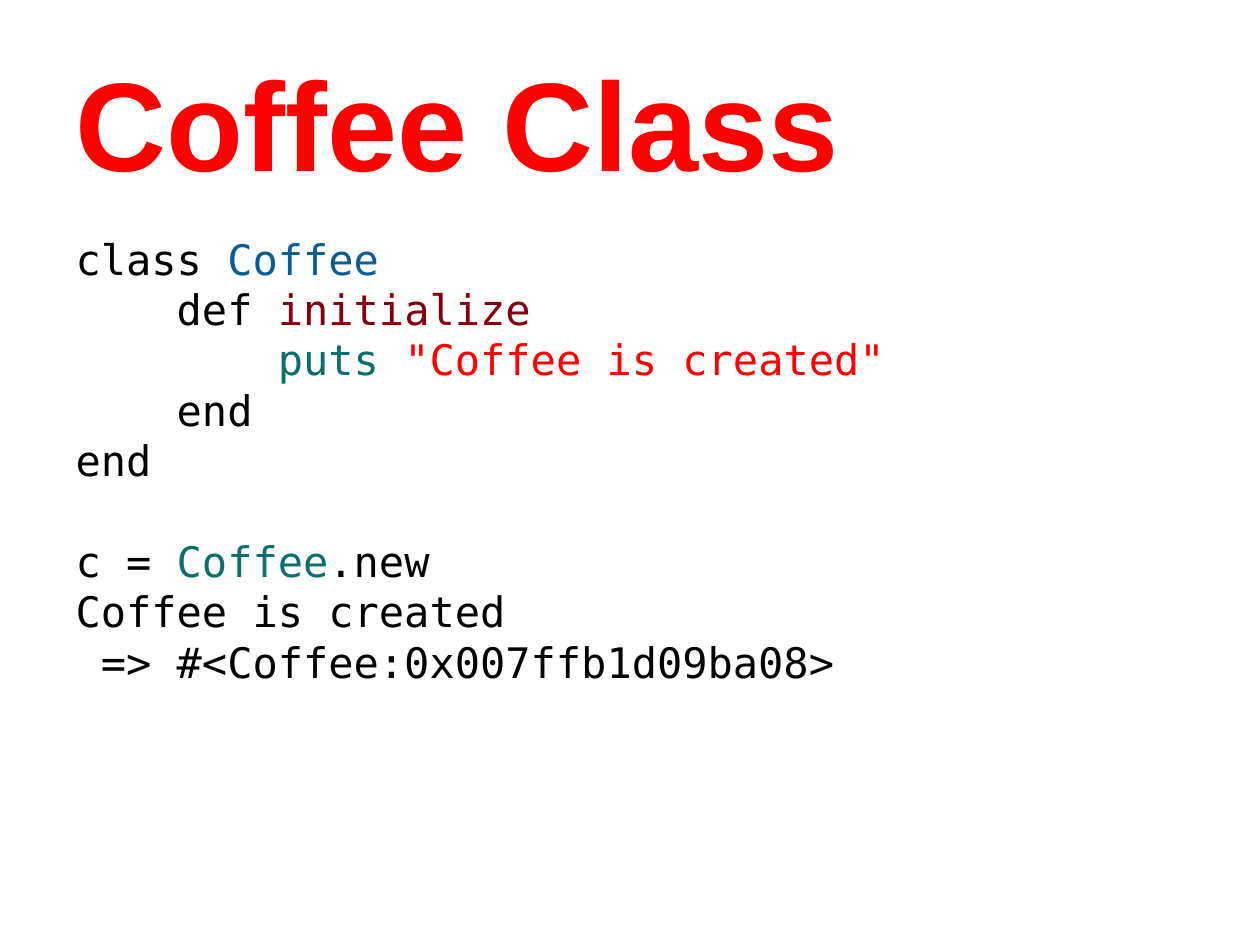
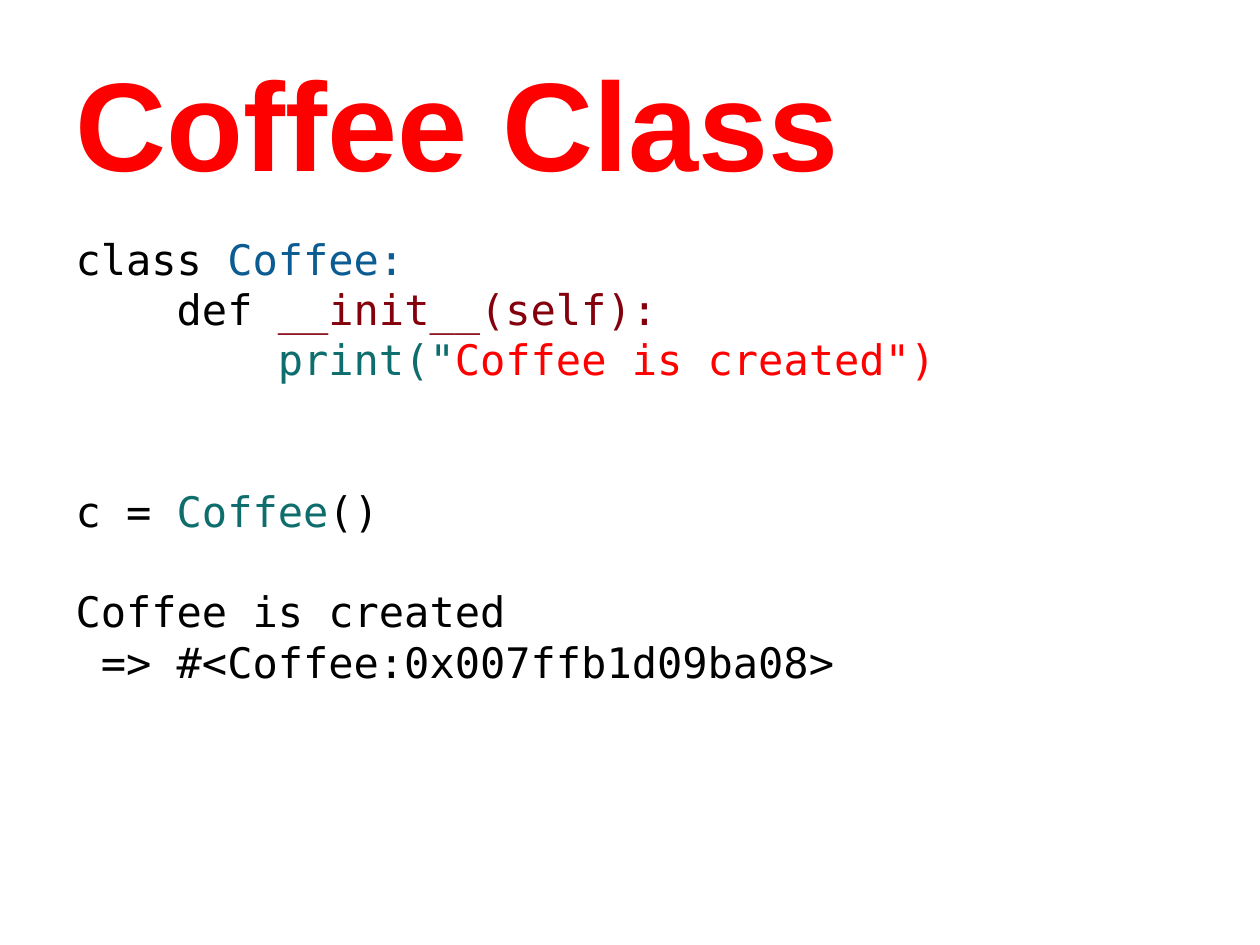
Before and after one commit to humanitiesprogramming/slides, a slide deck: slide 17 of 2017/python/B Done - ish/Ruby - Programming Concepts III.pptx. Drawn at 1260x945 pixels with LibreOffice and Linux fonts; fonts in the diff are those of the drawing. Boxes give left, top, right and bottom in pixels: in the first picture for what was removed or moved away, otherwise in the second. Text is boxed around its words. In the diff, an @@ line names an element or a change of style, - is before the commit and + after.

```diff
--- a/2017/python/B Done - ish/Ruby - Programming Concepts III.pptx
+++ b/2017/python/B Done - ish/Ruby - Programming Concepts III.pptx
@@ text at (76,243,936,533): text changed; text colour #000000 to #FF0000 @@
-class Coffee
-def initialize
-puts "Coffee is created"
-end
-end
-c = Coffee.new
+class Coffee:
+def __init__(self):
+print("Coffee is created")
+c = Coffee()
```
Also in this commit, not shown: 7 other slides changed.
